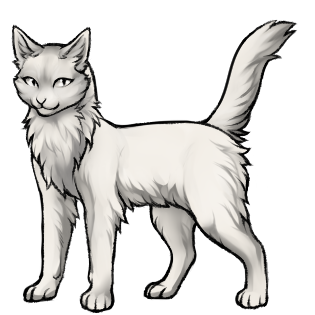
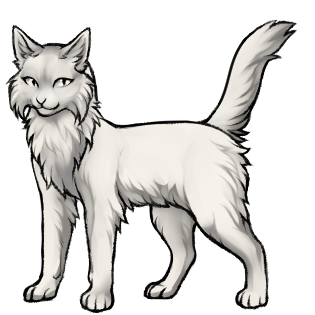
Layers edited between the first and the second 315 × 315 image:
showed group "пушистые" (4 layers) over (5, 68, 98, 130)
added layer "лайн" (6th of 17, in "Щёки" › "пушистые") in group "пушистые" over (5, 68, 98, 130)
"тень" (7th of 18, in "Щёки" › "пушистые"): opacity 58% → 65%, moved it into group "пушистые", painted on it over (5, 68, 98, 130)
renamed "лайн" to "свет", opacity 100% → 19%, blend normal → overlay, painted on it over (5, 68, 98, 130)
renamed "тень" to "[красить]", opacity 65% → 100%, blend multiply → normal, painted on it over (5, 68, 98, 130)
renamed "[красить]" to "лайн", moved it into group "Голова", painted on it over (5, 68, 98, 124)
renamed "тень" to "свет", opacity 71% → 41%, blend multiply → overlay, moved it above "тень", painted on it over (10, 68, 93, 118)
renamed "лайн" to "тень", opacity 100% → 71%, blend normal → multiply, painted on it over (10, 68, 93, 118)
renamed "свет" to "[красить]", opacity 41% → 100%, blend overlay → normal, painted on it over (11, 68, 91, 117)
renamed "[красить]" to "лайн", moved it into group "обычная", painted on it over (8, 68, 98, 130)
renamed "тень" to "свет", opacity 69% → 58%, blend multiply → overlay, moved it above "тень", painted on it over (16, 68, 98, 130)
renamed "лайн" to "тень", opacity 100% → 69%, blend normal → multiply, painted on it over (16, 68, 98, 130)
renamed "свет" to "[красить]", opacity 58% → 100%, blend overlay → normal, painted on it over (20, 68, 98, 130)
renamed "[красить]" to "лайн", moved it into group "короткошерстная", painted on it over (20, 68, 98, 130)
"тень" (13th of 18, in "Тело" › "v2"): opacity 77% → 70%, moved it into group "v2", painted on it over (7, 68, 98, 130)
"тень" (14th of 18, in "Тело" › "v1"): opacity 75% → 70%, moved it into group "v1", painted on it over (10, 68, 98, 130)
…and 16 more changes (2 added, 6 blend, 6 opacity, 10 painted, 4 removed, 10 renamed, 4 stack, 1 visibility)
